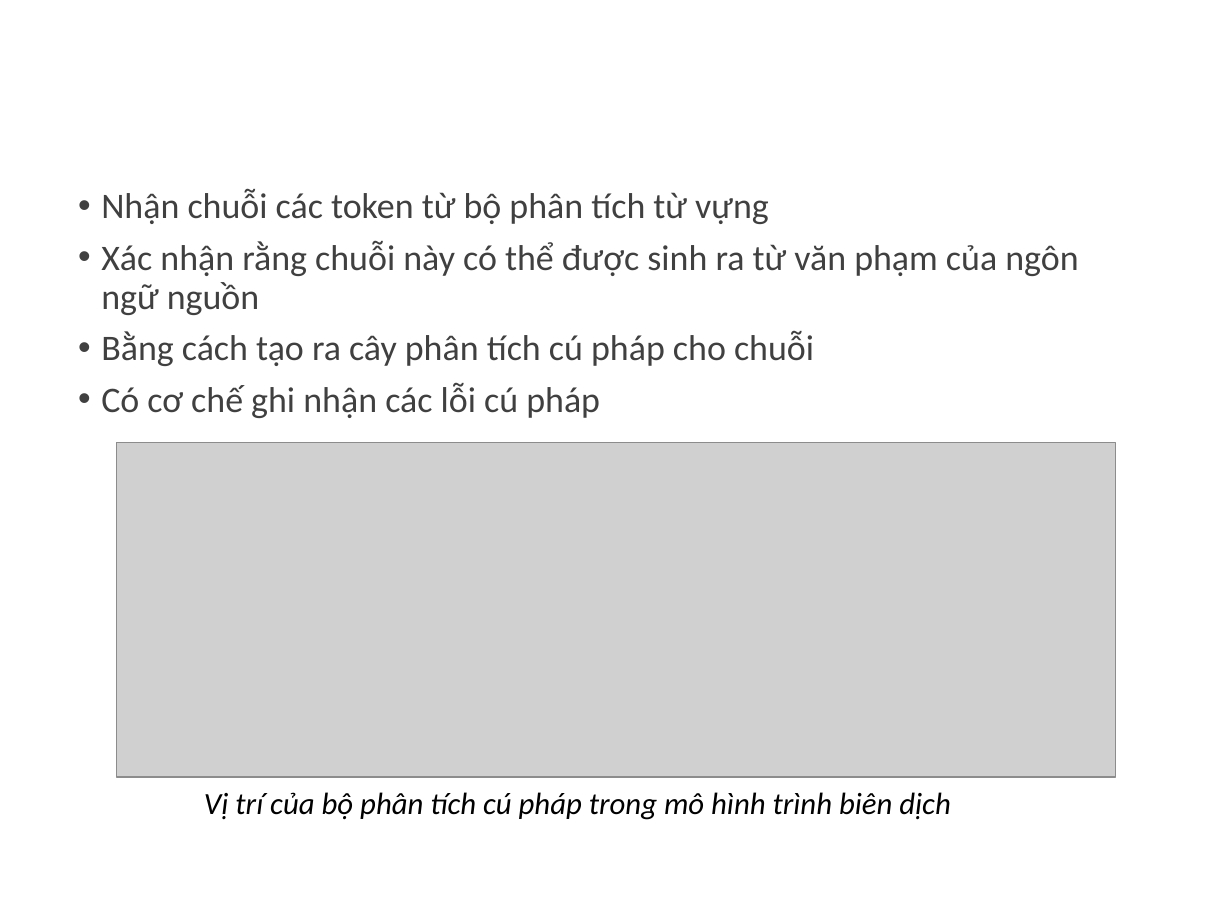
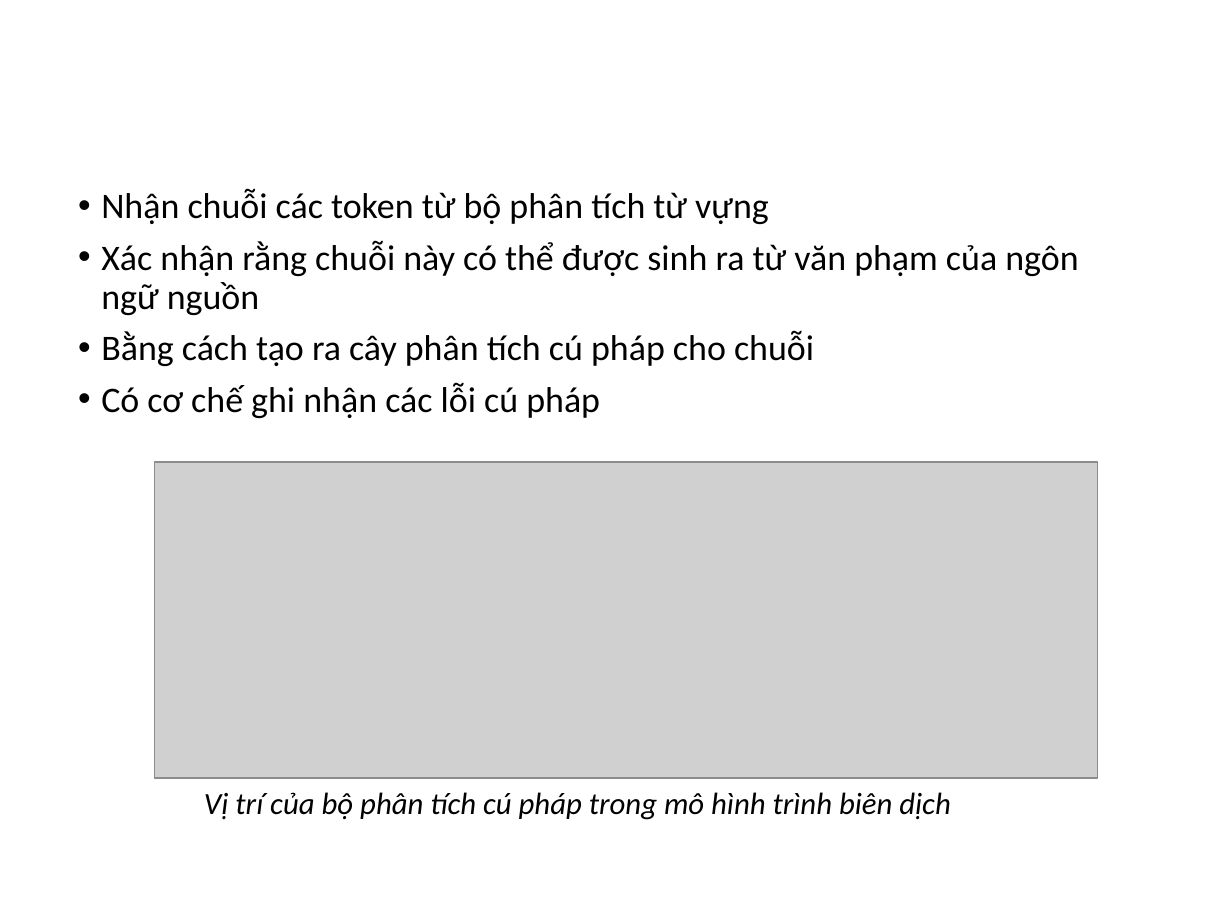
Before and after one commit to dangxuanvuong98/kpl-parser, a slide deck: slide 2 of BaoCao/Nhom3.pptx. Drawn at 1232x924 pixels with LibreOffice and Linux fonts; fonts in the diff are those of the drawing; grey boxes stand for pictures; background and template pictures are left out. Boxes give left, top, right and bottom in pixels: in the first picture for what was removed or moved away, otherwise in the second. Text is boxed around its words. In the diff, an @@ line names an element or a change of style, - is before the commit and + after.

```diff
--- a/BaoCao/Nhom3.pptx
+++ b/BaoCao/Nhom3.pptx
@@ text "Nhận chuỗi các token từ ..." at box(101, 188, 1078, 418): text colour #404040 to #000000 @@
@@ picture: place and size @@
-picture at box(117, 442, 1116, 777)
+picture at box(154, 462, 1098, 779)
```
Also in this commit, not shown: 4 other slides changed, 3 slides added, 1 slide removed, 1 other file.
